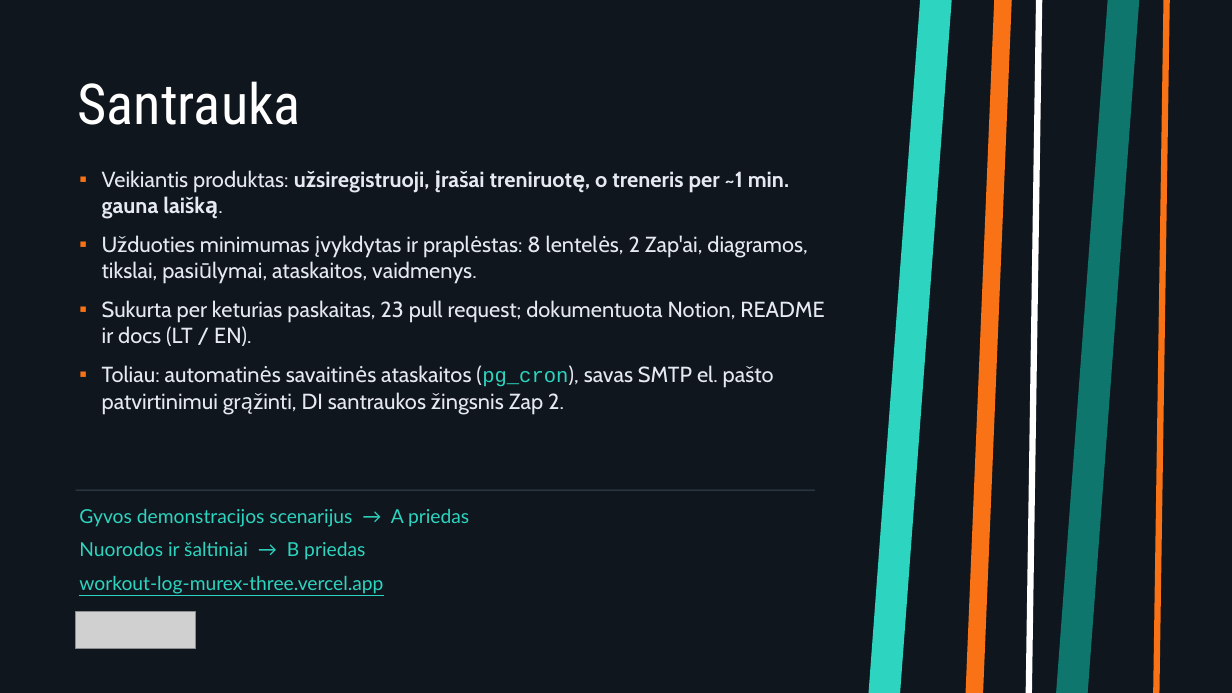
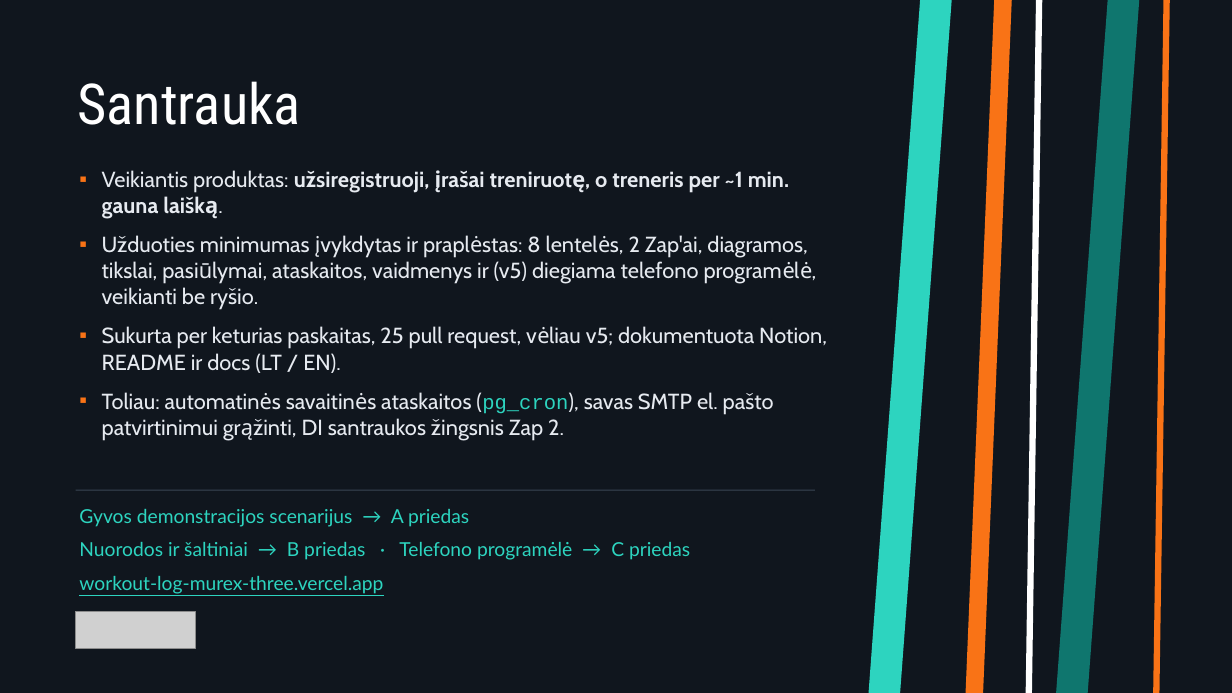
Before and after one commit to mse1987319-png/workout-log, a slide deck: slide 17 of _task/results/Logify_LT.pptx (slide 15 before the commit). Drawn at 1232x693 pixels with LibreOffice and Linux fonts; fonts in the diff are those of the drawing; grey boxes stand for pictures. Boxes give left, top, right and bottom in pixels: in the first picture for what was removed or moved away, otherwise in the second. Text is boxed around its words. In the diff, an @@ line names an element or a change of style, - is before the commit and + after.

```diff
--- a/_task/results/Logify_LT.pptx
+++ b/_task/results/Logify_LT.pptx
@@ text at <box>102,235,827,373</box>: text changed @@
-▪ Užduoties minimumas įvykdytas ir praplėstas: 8 lentelės, 2 Zap'ai, diagramos, tikslai, pasiūlymai, ataskaitos, vaidmenys.
-▪ Sukurta per keturias paskaitas, 23 pull request; dokumentuota Notion, README ir docs (LT / EN).
+▪ Užduoties minimumas įvykdytas ir praplėstas: 8 lentelės, 2 Zap'ai, diagramos, tikslai, pasiūlymai, ataskaitos, vaidmenys ir (v5) diegiama telefono programėlė, veikianti be ryšio.
+▪ Sukurta per keturias paskaitas, 25 pull request, vėliau v5; dokumentuota Notion, README ir docs (LT / EN).
@@ text at <box>79,542,690,560</box>: text changed @@
-Nuorodos ir šaltiniai → B priedas
+Nuorodos ir šaltiniai → B priedas · Telefono programėlė → C priedas
```
Also in this commit, not shown: 34 other slides changed, 8 slides added, 2 other files.
